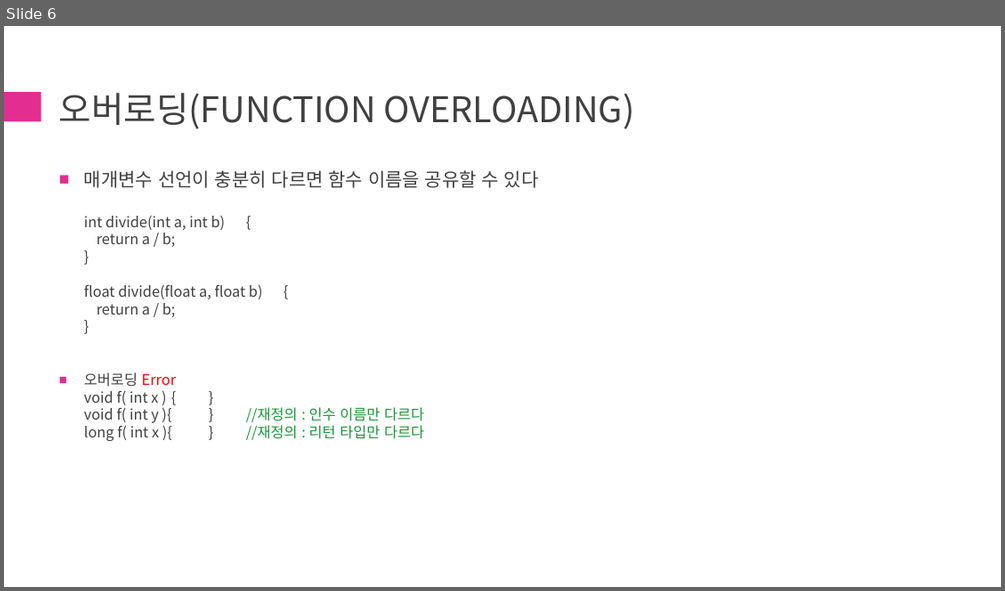
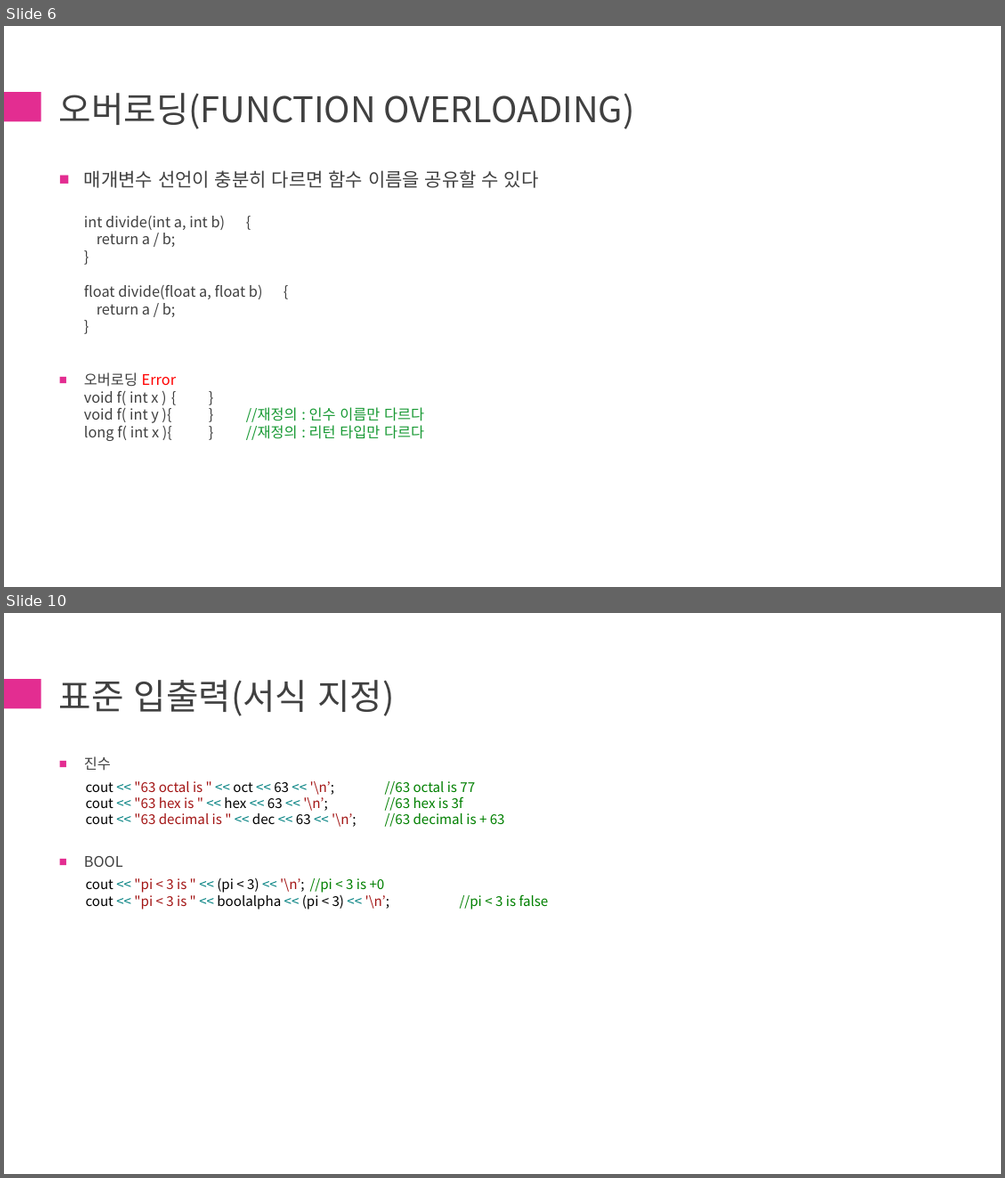
Before and after one commit to chaehanbyul/ModernCpp, a slide deck: 1st/[ModernCpp]1st.pptx. Shown one above the other, each under a label of ours: slide 6 before the commit, slides 6 and 10 after it; the slides between them are not shown. The pictures are 1005x591 and 1005x1178 pixels, drawn with LibreOffice and Linux fonts; fonts in the diff are those of the drawing. Boxes give left, top, right and bottom in pixels: in the first picture for what was removed or moved away, otherwise in the second. Text is boxed around its words. In the diff, an @@ line names an element or a change of style, - is before the commit and + after.

Commit message:
Input Output
입출력 예제 진행 중

```diff
--- a/1st/[ModernCpp]1st.pptx
+++ b/1st/[ModernCpp]1st.pptx
@@ slide 10 added at (4,613,1001,1174), background #FFFFFF; not listed: 1 template element that a slide beside it also shows @@
@@ title added at (59,680,394,716), 34 pt, text #404040 @@
+표준 입출력(서식 지정)
@@ text added at (84,756,549,909), 13 pt, text #A31515 @@
+■ 진수
+  cout << "63 octal is " << oct << 63 << '\n’; //63 octal is 77
+  cout << "63 hex is " << hex << 63 << '\n’; //63 hex is 3f
+  cout << "63 decimal is " << dec << 63 << '\n’; //63 decimal is + 63
+■ BOOL
+  cout << "pi < 3 is " << (pi < 3) << '\n’; //pi < 3 is +0
+  cout << "pi < 3 is " << boolalpha << (pi < 3) << '\n’; //pi < 3 is false
```
Also in this commit, not shown: 2 slides changed, 2 other slides added, 1 other file.
